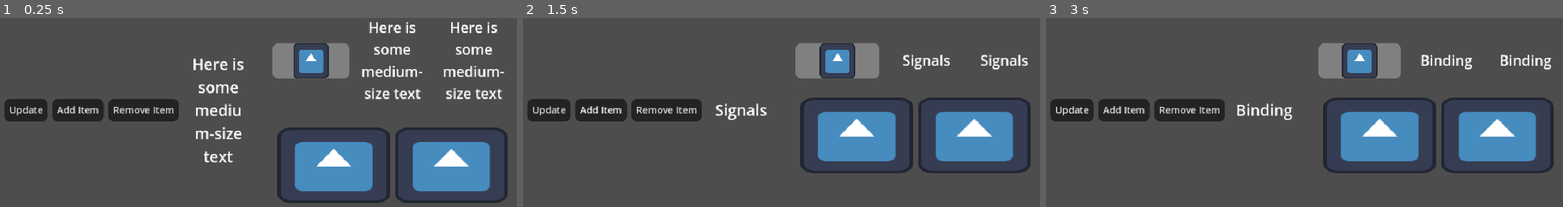
Above: before the commit, frames 1-3 (left to right).
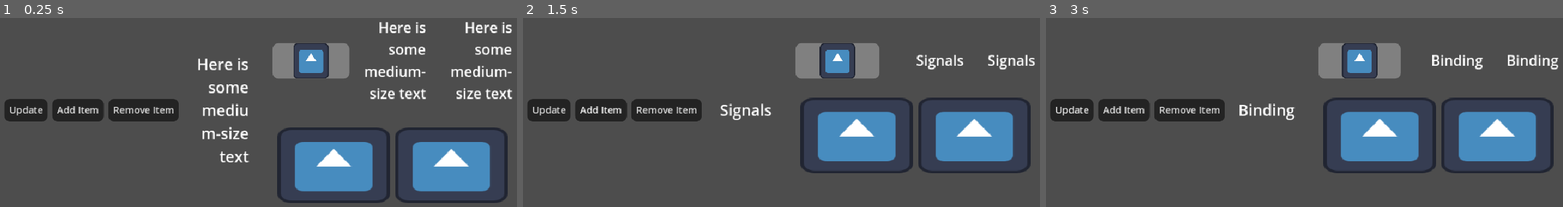
Above: after the commit, the same moments.

Repository: ElvisVilla/GDScriptUI
Game: Godot game, scene res://examples/ViewExample.tscn
The game is run twice, just before and just after one commit, with the same random seed, the same clock (stepped at 60 frames per second) and the same inputs.
Inputs:
- Up to frame 1 (0.25 s): no input
- Up to frame 2 (1.5 s): click "Update" at 0.5 s; click "Add Item" at 1.25 s
- Up to frame 3 (3 s): click "Remove Item" at 2 s; click "Update" at 2.75 s

The runs differ from the first frame. In frame 1, 4.8% of the frame differs, in the area x 37-100%, y 2-77%; in frame 2, 1.3%; in frame 3, 1.6%.

Commit message:
Implement LabelBuilder Modifiers
- fontColor(color)
fontWieghts:
- regular()
- medium()
- semiBold()
- bold()

Diff:
--- a/framework/builders/elements/LabelBuilder.gd
+++ b/framework/builders/elements/LabelBuilder.gd
@@ -26,7 +26,7 @@
 	_add_explicit_modifier("fontSize", font_size)
 	return self
 
-func align(horizontal: View.TextAlignment = View.TextAlignment.CENTER, vertical: View.TextAlignment = View.TextAlignment.CENTER) -> LabelBuilder:
+func align(horizontal: View.TextAlignment = View.TextAlignment.LEADING, vertical: View.TextAlignment = View.TextAlignment.LEADING) -> LabelBuilder:
 	_content_node.horizontal_alignment = horizontal
 	_content_node.vertical_alignment = vertical
 	return self
@@ -93,11 +93,22 @@
 # 		if text is Binding and _content_node:
 # 			text.unbind(_content_node, "text")
 
-# func padding(amount = 8):
-# 	super (amount)
+func fontColor(color: Color) -> LabelBuilder:
+	_content_node.add_theme_color_override("font_color", color)
+	return self
 
-# 	if _panel_margin_node:
-# 		_panel_margin_node.size_flags_stretch_ratio = ratio
+func regular() -> LabelBuilder:
+	_content_node.add_theme_font_override("font", load("res://framework/themes/SF Pro Fonts/regular_variation.tres"))
+	return self
 
-# 	if _margin_node:
-# 		_margin_node.size_flags_stretch_ratio = ratio
+func medium() -> LabelBuilder:
+	_content_node.add_theme_font_override("font", load("res://framework/themes/SF Pro Fonts/medium_variation.tres"))
+	return self
+
+func semiBold() -> LabelBuilder:
+	_content_node.add_theme_font_override("font", load("res://framework/themes/SF Pro Fonts/semi_bold_variation.tres"))
+	return self
+
+func bold() -> LabelBuilder:
+	_content_node.add_theme_font_override("font", load("res://framework/themes/SF Pro Fonts/bold_variantion.tres"))
+	return self
--- /dev/null
+++ b/framework/themes/SF Pro Fonts/bold_variantion.tres
@@ -0,0 +1,15 @@
+[gd_resource type="FontVariation" load_steps=2 format=3 uid="uid://ccn8rnsnrrsf4"]
+
+[sub_resource type="SystemFont" id="SystemFont_5phad"]
+font_names = PackedStringArray("SF Pro")
+
+[resource]
+base_font = SubResource("SystemFont_5phad")
+variation_opentype = {
+1869640570: 28,
+2003072104: 100,
+2003265652: 700
+}
+opentype_features = {
+1801810542: 0
+}
--- /dev/null
+++ b/framework/themes/SF Pro Fonts/medium_variation.tres
@@ -0,0 +1,12 @@
+[gd_resource type="FontVariation" load_steps=2 format=3 uid="uid://ckqx1r0csvwnk"]
+
+[sub_resource type="SystemFont" id="SystemFont_hqikt"]
+font_names = PackedStringArray("SF Pro")
+
+[resource]
+base_font = SubResource("SystemFont_hqikt")
+variation_opentype = {
+1869640570: 28,
+2003072104: 100,
+2003265652: 500
+}
--- /dev/null
+++ b/framework/themes/SF Pro Fonts/regular_variation.tres
@@ -0,0 +1,12 @@
+[gd_resource type="FontVariation" load_steps=2 format=3 uid="uid://cox56evkfub46"]
+
+[sub_resource type="SystemFont" id="SystemFont_yvrwr"]
+font_names = PackedStringArray("SF Pro")
+
+[resource]
+base_font = SubResource("SystemFont_yvrwr")
+variation_opentype = {
+1869640570: 28,
+2003072104: 100,
+2003265652: 400
+}
--- /dev/null
+++ b/framework/themes/SF Pro Fonts/semi_bold_variation.tres
@@ -0,0 +1,12 @@
+[gd_resource type="FontVariation" load_steps=2 format=3 uid="uid://breu0oiqiym3o"]
+
+[sub_resource type="SystemFont" id="SystemFont_2f02b"]
+font_names = PackedStringArray("SF Pro")
+
+[resource]
+base_font = SubResource("SystemFont_2f02b")
+variation_opentype = {
+1869640570: 28,
+2003072104: 100,
+2003265652: 600
+}
--- a/framework/themes/UITheme.tres
+++ b/framework/themes/UITheme.tres
@@ -1,4 +1,7 @@
-[gd_resource type="Theme" load_steps=9 format=3 uid="uid://dyrw727ts3xo1"]
+[gd_resource type="Theme" load_steps=11 format=3 uid="uid://dyrw727ts3xo1"]
+
+[ext_resource type="FontVariation" uid="uid://ckqx1r0csvwnk" path="res://framework/themes/SF Pro Fonts/medium_variation.tres" id="1_bxmjo"]
+[ext_resource type="FontVariation" uid="uid://cox56evkfub46" path="res://framework/themes/SF Pro Fonts/regular_variation.tres" id="2_4thnd"]
 
 [sub_resource type="StyleBoxFlat" id="StyleBoxFlat_bxmjo"]
 bg_color = Color(0.137255, 0.137255, 0.137255, 1)
@@ -33,7 +36,7 @@
 corner_radius_bottom_left = 10
 
 [sub_resource type="StyleBoxFlat" id="StyleBoxFlat_2yar2"]
-bg_color = Color(0.196078, 0.196078, 0.196078, 1)
+bg_color = Color(0, 0, 0, 1)
 corner_radius_top_left = 10
 corner_radius_top_right = 10
 corner_radius_bottom_right = 10
@@ -65,11 +68,18 @@
 corner_radius_bottom_left = 8
 
 [resource]
+default_font = ExtResource("2_4thnd")
 Button/styles/focus = SubResource("StyleBoxFlat_bxmjo")
 Button/styles/hover = SubResource("StyleBoxFlat_4thnd")
 Button/styles/normal = SubResource("StyleBoxFlat_b45lt")
 Button/styles/pressed = SubResource("StyleBoxFlat_dl7rq")
+Colors/colors/Golden = Color(0.933333, 0.745098, 0.0156863, 1)
+Colors/colors/Gray = Color(0.14902, 0.14902, 0.14902, 1)
 HBoxContainer/constants/separation = 8
+Label/colors/font_color = Color(1, 1, 1, 1)
+Label/constants/line_spacing = 3
+Label/constants/paragraph_spacing = 2
+Label/fonts/font = ExtResource("1_bxmjo")
 MarginContainer/constants/margin_bottom = 8
 MarginContainer/constants/margin_left = 8
 MarginContainer/constants/margin_right = 8
